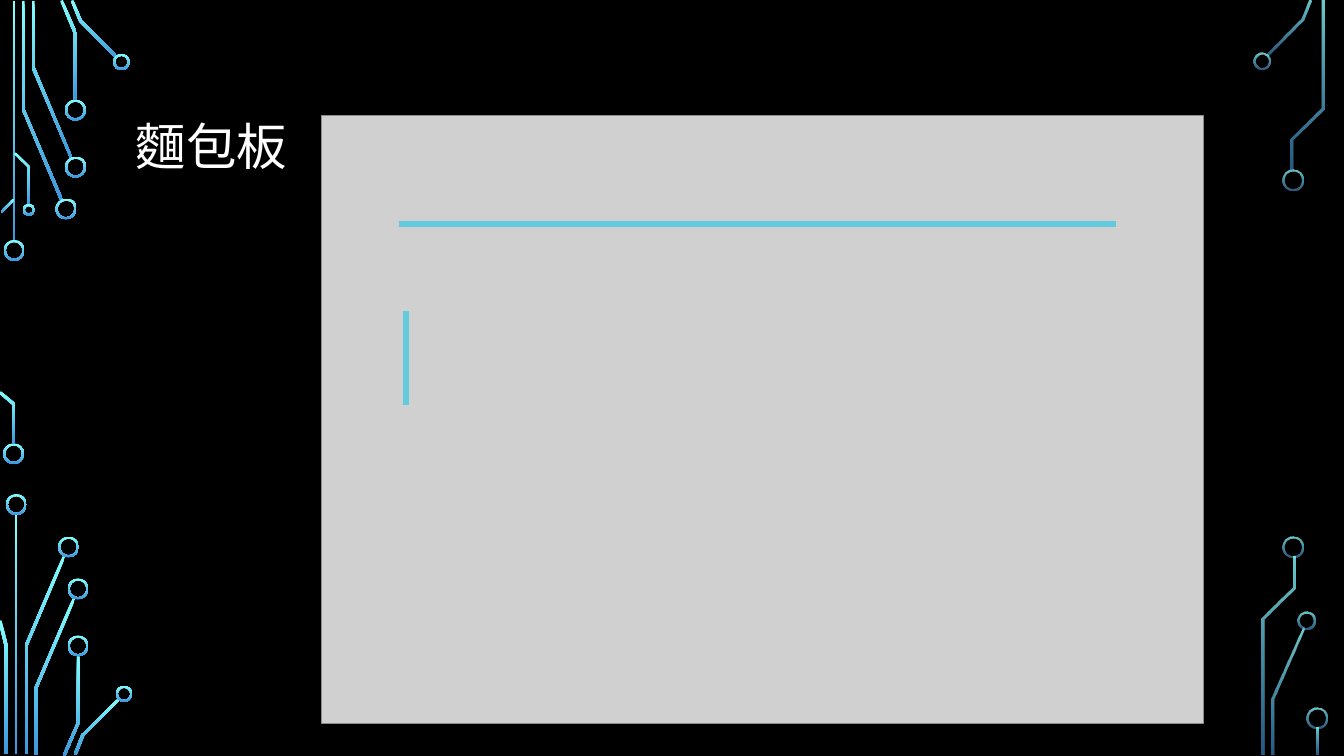
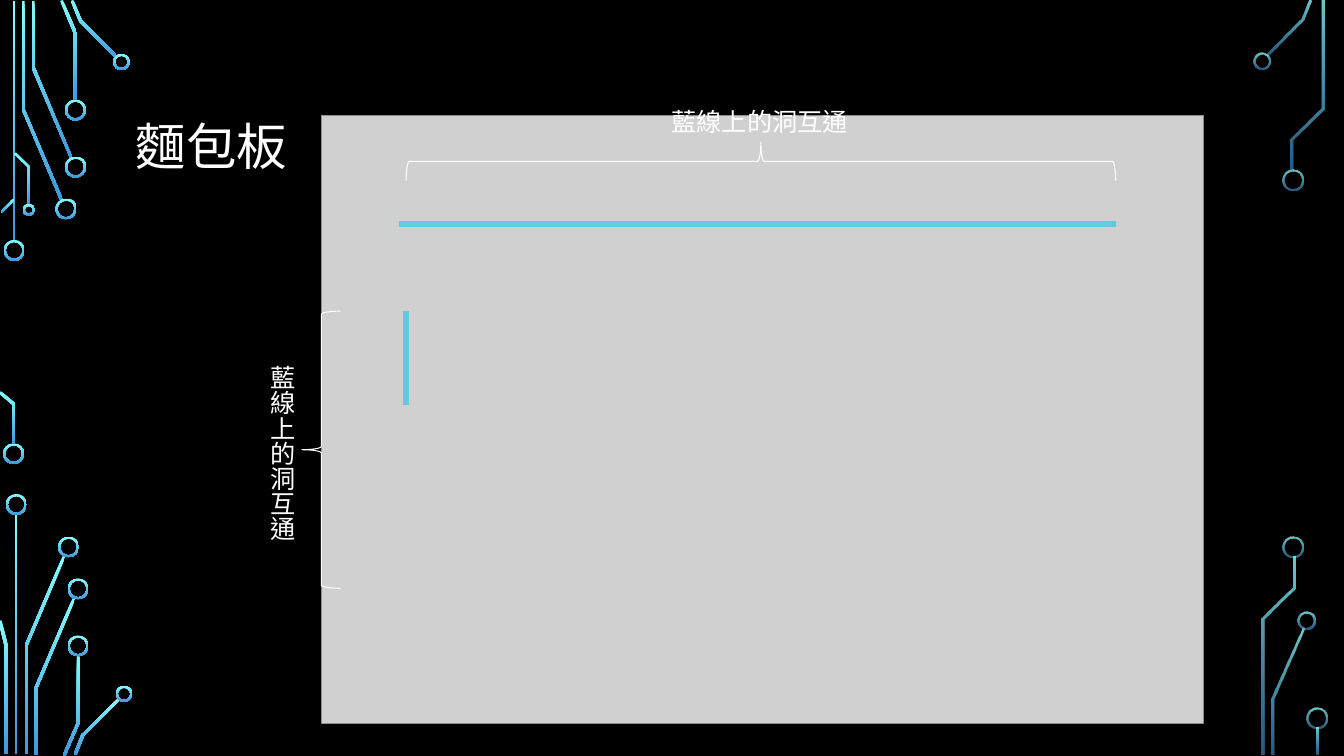
Before and after one commit to sean10776/PPT, a slide deck: slide 9 of Arduino入門.pptx (slide 6 before the commit). Drawn at 1344x756 pixels with LibreOffice and Linux fonts; fonts in the diff are those of the drawing; grey boxes stand for pictures; background and template pictures are left out. Boxes give left, top, right and bottom in pixels: in the first picture for what was removed or moved away, otherwise in the second. Text is boxed around its words. In the diff, an @@ line names an element or a change of style, - is before the commit and + after.

```diff
--- a/Arduino入門.pptx
+++ b/Arduino入門.pptx
@@ text added at box(672, 105, 848, 133), 18 pt, text #FFFFFF @@
+藍線上的洞互通
@@ left brace added at box(406, 142, 1116, 180), outline #FFFFFF 0.75 pt @@
@@ left brace added at box(302, 312, 341, 589), outline #FFFFFF 0.75 pt @@
@@ text added at box(270, 365, 295, 540), 18 pt, text #FFFFFF @@
+藍線上的洞互通
```
Also in this commit, not shown: 3 slides added, 1 slide removed, 7 other files.
